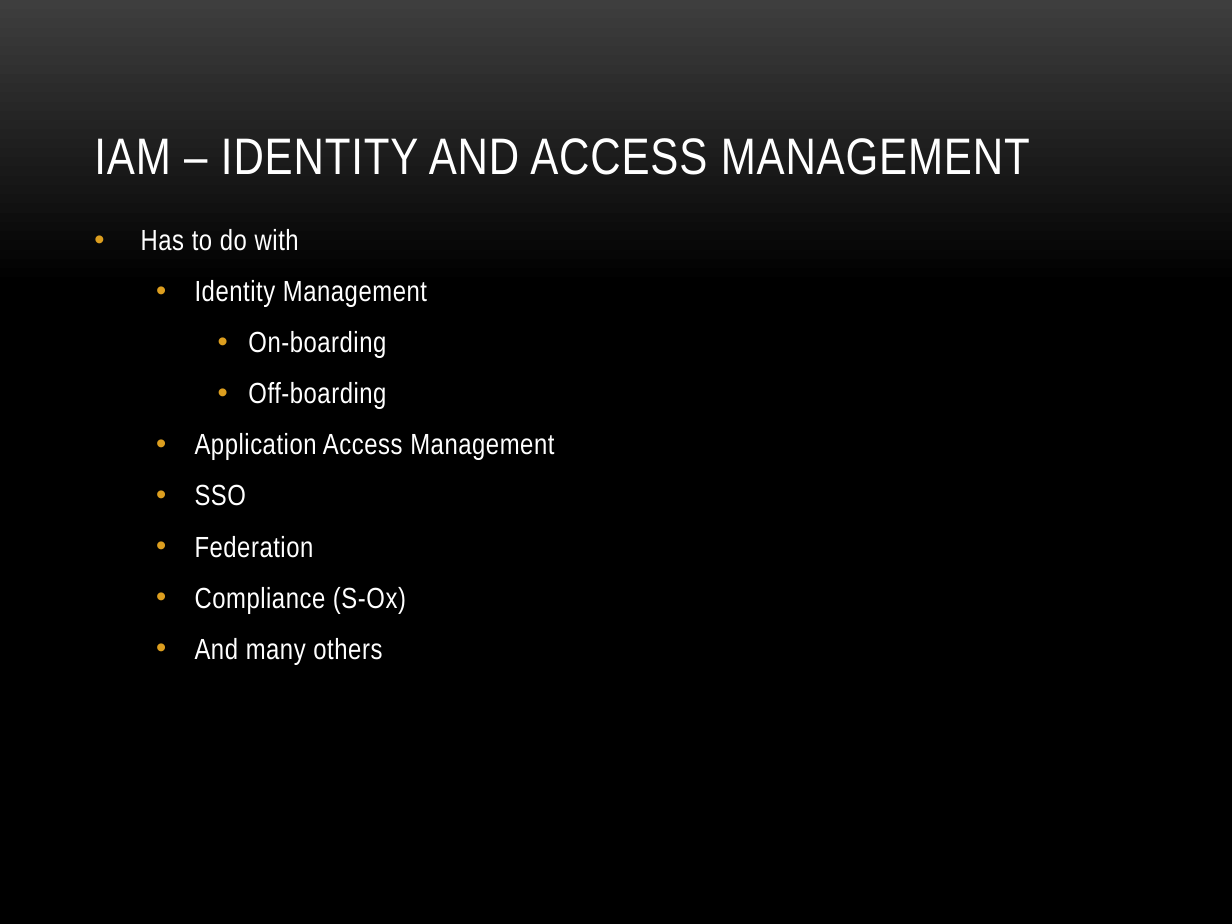
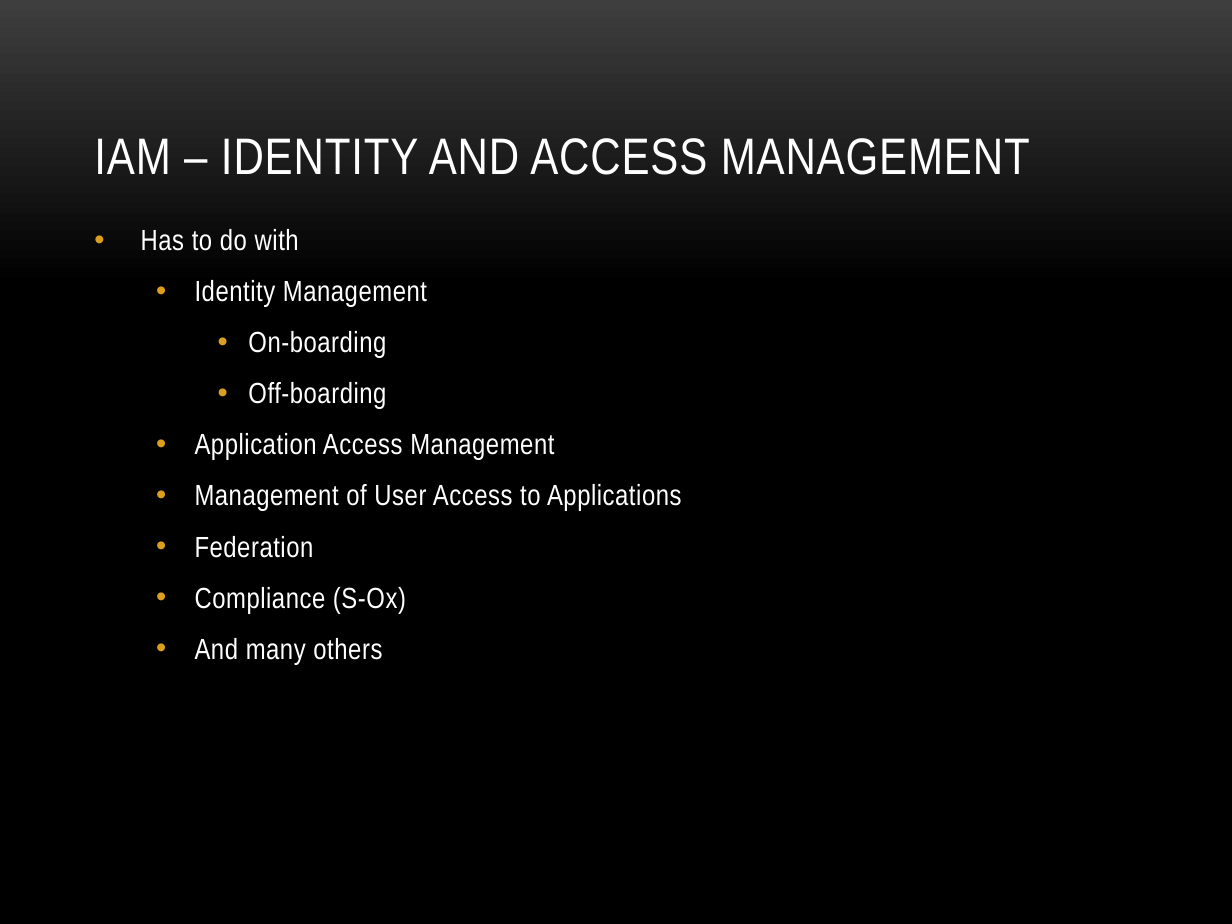
Before and after one commit to anibalvelarde/SSOExample, a slide deck: slide 4 of SSOPresentation/IAM_SSO.pptx. Drawn at 1232x924 pixels with LibreOffice and Linux fonts; fonts in the diff are those of the drawing; background and template pictures are left out. Boxes give left, top, right and bottom in pixels: in the first picture for what was removed or moved away, otherwise in the second. Text is boxed around its words. In the diff, an @@ line names an element or a change of style, - is before the commit and + after.

Commit message:
More tweaks
Added final, final tweaks to the PPT

```diff
--- a/SSOPresentation/IAM_SSO.pptx
+++ b/SSOPresentation/IAM_SSO.pptx
@@ text at <box>195,484,682,511</box>: text changed @@
-  • SSO
+  • Management of User Access to Applications
```
Also in this commit, not shown: 2 slides added.
